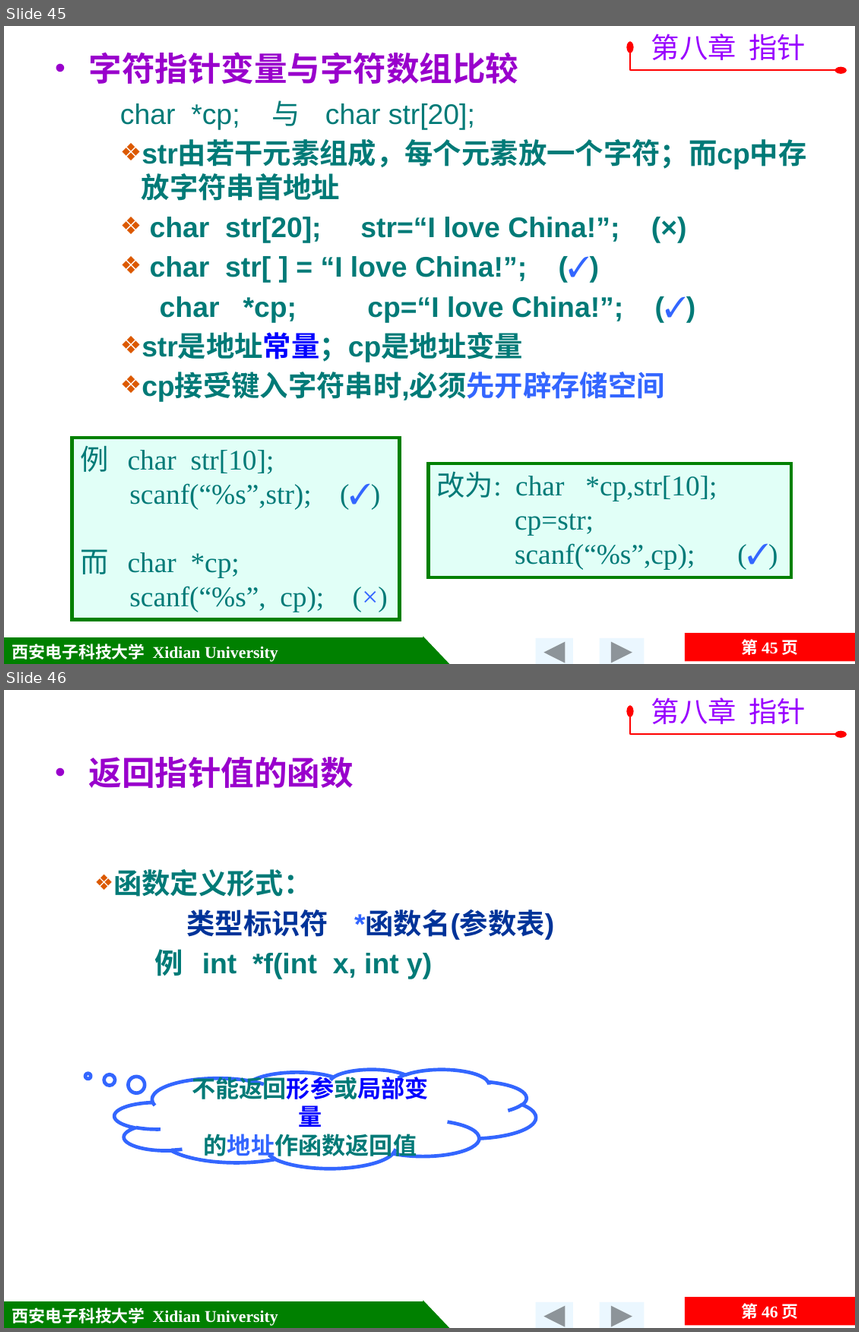
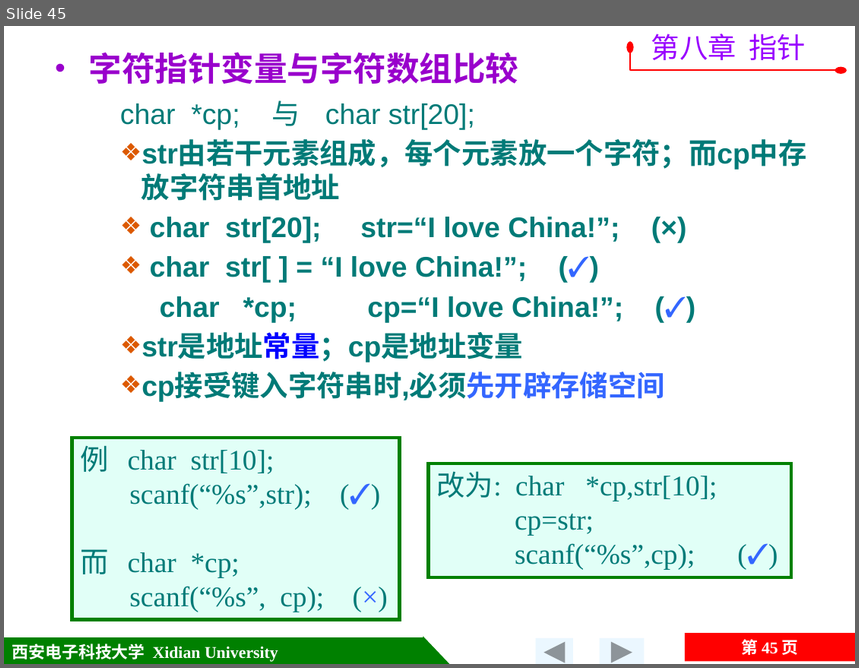
Before and after one commit to jtrfid/C-Repositories, a slide deck: 2015备课/课件/第8章 指针.pptx. Shown one above the other, each under a label of ours: slides 45 and 46 before the commit, slide 45 after it. The pictures are 859x1332 and 859x668 pixels, drawn with LibreOffice and Linux fonts; fonts in the diff are those of the drawing; background and template pictures are left out. Boxes give left, top, right and bottom in pixels: in the first picture for what was removed or moved away, otherwise in the second. Text is boxed around its words. In the diff, an @@ line names an element or a change of style, - is before the commit and + after.

```diff
--- a/2015备课/课件/第8章 指针.pptx
+++ b/2015备课/课件/第8章 指针.pptx
@@ slide 46 removed at (4,690,855,1328), background picture (left out); not listed: 5 template elements that a slide beside it also shows @@
@@ freeform shape removed at (630,711,842,734) @@
@@ text removed at (652,698,806,724) @@
-第八章 指针
@@ text removed at (89,757,354,788) @@
-  • 返回指针值的函数
@@ text removed at (113,869,554,979) @@
-❖ 函数定义形式：
-    类型标识符 *函数名(参数表)
-    例 int *f(int x, int y)
@@ thought cloud removed at (115,1070,536,1168) @@
-不能返回形参或局部变量
-的地址作函数返回值
```
Also in this commit, not shown: 1 slide changed, 4 other slides removed.
